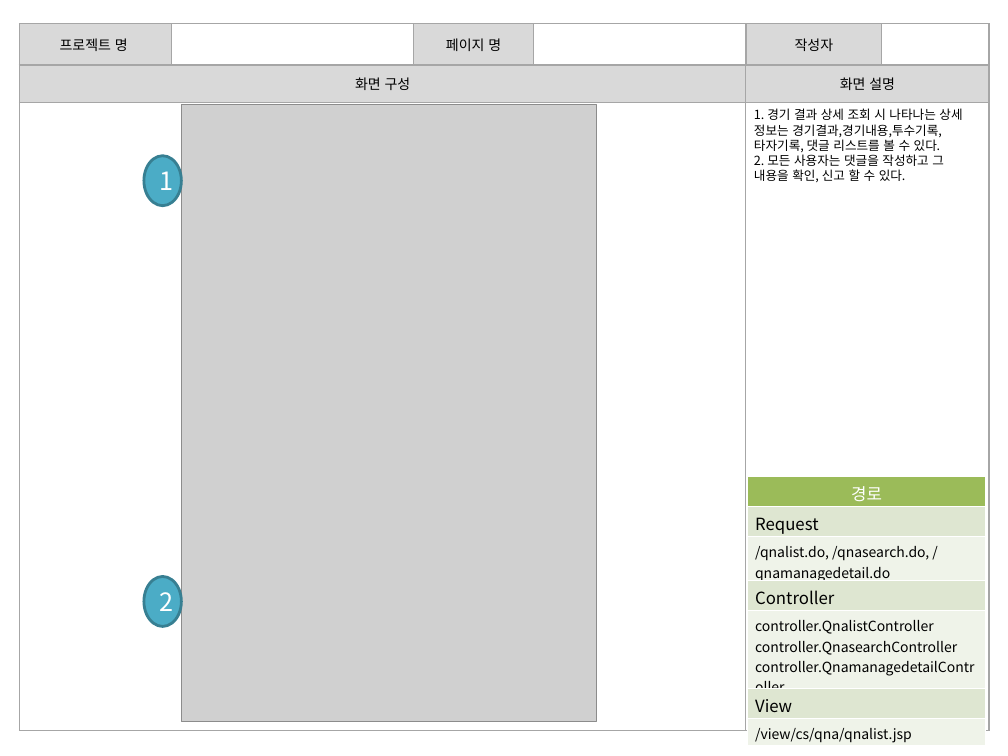
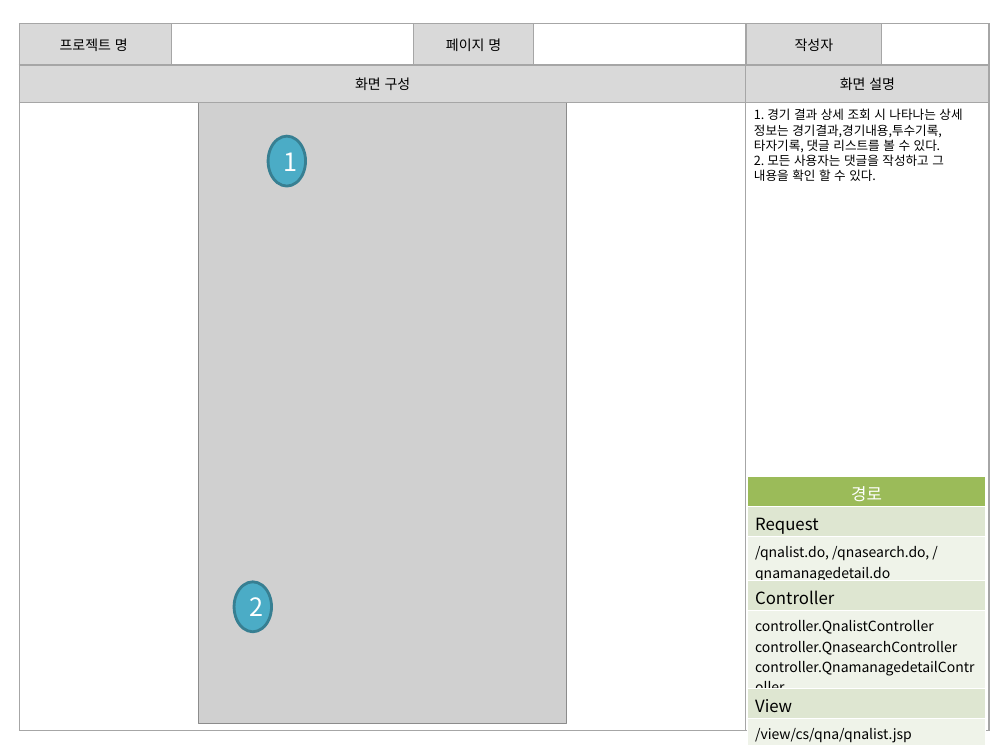
Before and after one commit to banana1531/ggs, a slide deck: slide 7 of doc/1.개인폴더/최현우/01. 스토리보드_경기일정.pptx. Drawn at 1008x756 pixels with LibreOffice and Linux fonts; fonts in the diff are those of the drawing; grey boxes stand for pictures. Boxes give left, top, right and bottom in pixels: in the first picture for what was removed or moved away, otherwise in the second. Text is boxed around its words. In the diff, an @@ line names an element or a change of style, - is before the commit and + after.

```diff
--- a/doc/1.개인폴더/최현우/01. 스토리보드_경기일정.pptx
+++ b/doc/1.개인폴더/최현우/01. 스토리보드_경기일정.pptx
@@ picture: place and size @@
-picture at box(181, 105, 596, 722)
+picture at box(199, 103, 566, 724)
@@ ellipse "1": place and size @@
-ellipse "1" at box(144, 156, 181, 207)
+ellipse "1" at box(268, 136, 305, 186)
@@ text at box(754, 154, 944, 181): text changed @@
-2. 모든 사용자는 댓글을 작성하고 그 내용을 확인, 신고 할 수 있다.
+2. 모든 사용자는 댓글을 작성하고 그 내용을 확인 할 수 있다.
@@ ellipse "2": place and size @@
-ellipse "2" at box(144, 577, 181, 627)
+ellipse "2" at box(234, 582, 271, 632)
```
Also in this commit, not shown: 5 other slides changed.
